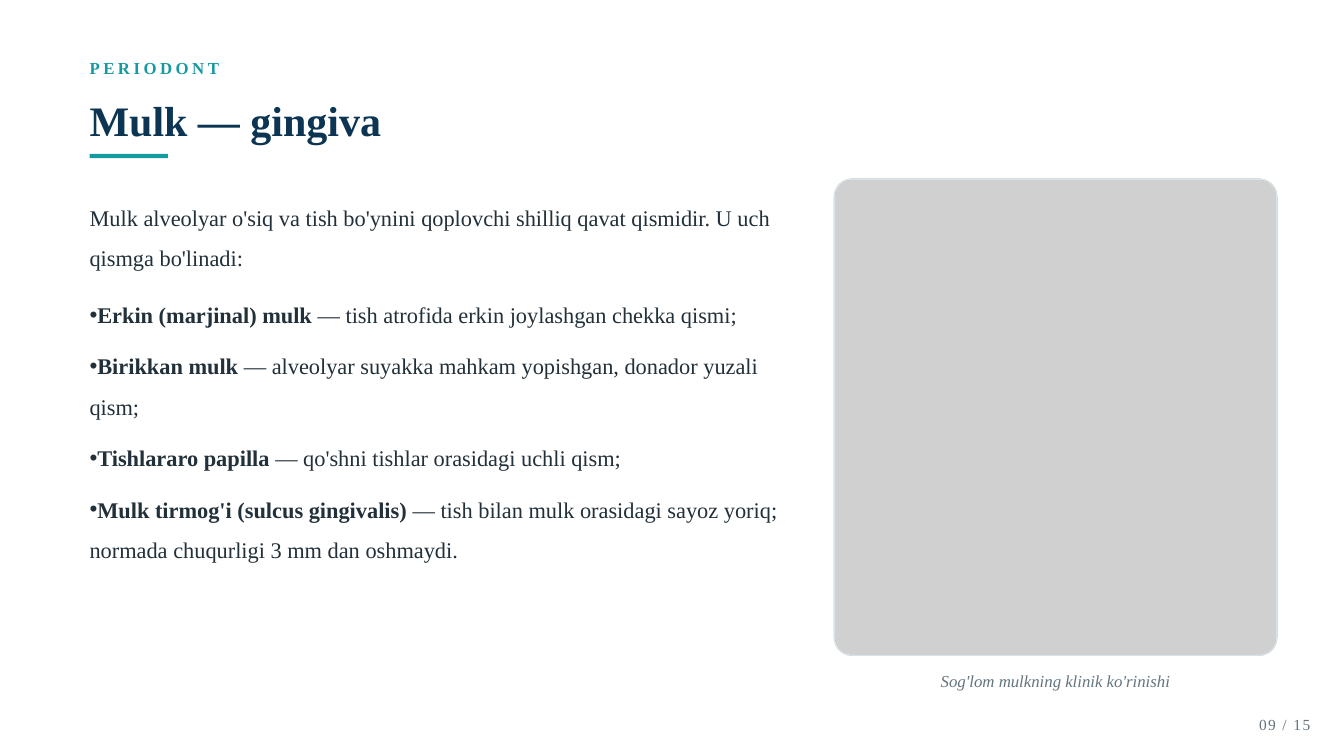
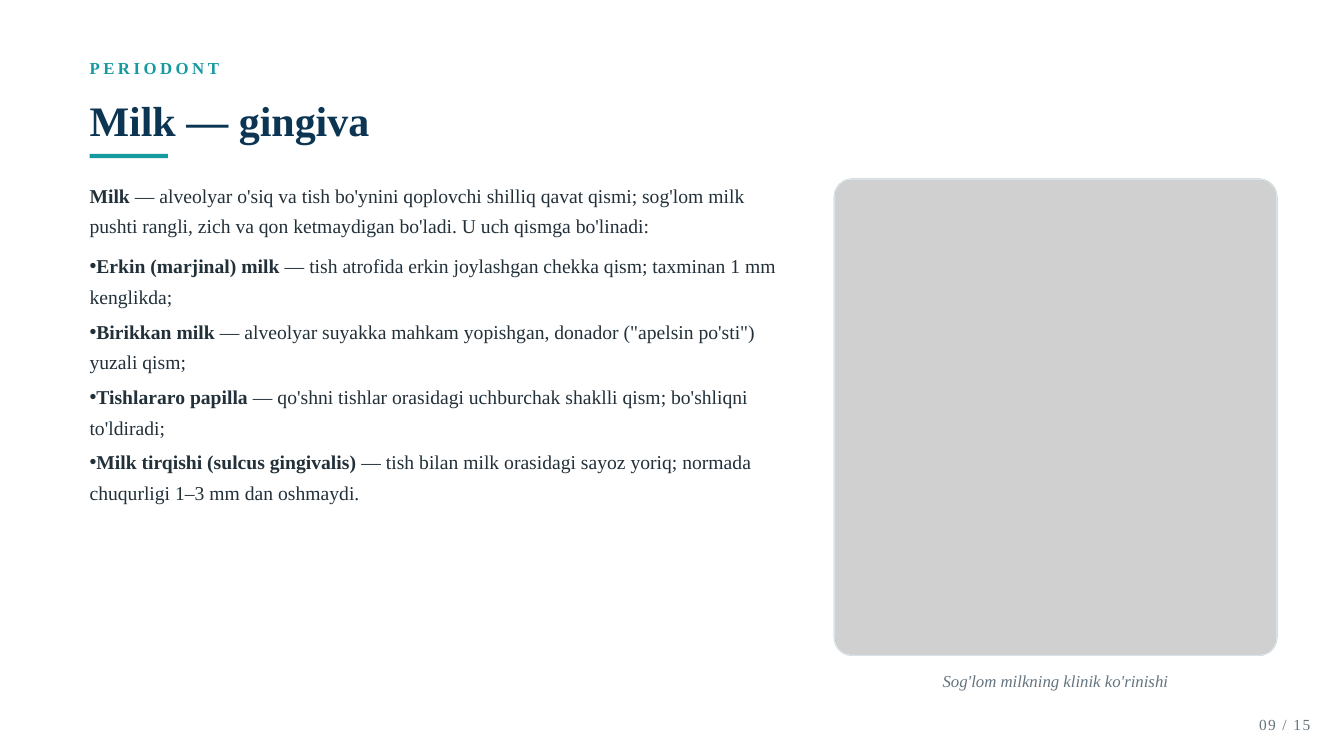
Before and after one commit to dasturland/taqdimot, a slide deck: slide 9 of Tish_tuzilishi.pptx. Drawn at 1344x756 pixels with LibreOffice and Linux fonts; fonts in the diff are those of the drawing; grey boxes stand for pictures. Boxes give left, top, right and bottom in pixels: in the first picture for what was removed or moved away, otherwise in the second. Text is boxed around its words. In the diff, an @@ line names an element or a change of style, - is before the commit and + after.

Commit message:
Taqdimot mazmunini boyitish: pulpa va periodont slaydlariga chuqur ma'lumot qo'shildi

```diff
--- a/Tish_tuzilishi.pptx
+++ b/Tish_tuzilishi.pptx
@@ text at (x1=90, y1=107, x2=370, y2=144): text changed @@
-Mulk — gingiva
+Milk — gingiva
@@ text at (x1=90, y1=189, x2=776, y2=505): text changed; size 16 to 14 pt @@
-Mulk alveolyar o'siq va tish bo'ynini qoplovchi shilliq qavat qismidir. U uch qismga bo'linadi:
-• Erkin (marjinal) mulk — tish atrofida erkin joylashgan chekka qismi;
-• Birikkan mulk — alveolyar suyakka mahkam yopishgan, donador yuzali qism;
-• Tishlararo papilla — qo'shni tishlar orasidagi uchli qism;
-• Mulk tirmog'i (sulcus gingivalis) — tish bilan mulk orasidagi sayoz yoriq; normada chuqurligi 3 mm dan oshmaydi.
+Milk — alveolyar o'siq va tish bo'ynini qoplovchi shilliq qavat qismi; sog'lom milk pushti rangli, zich va qon ketmaydigan bo'ladi. U uch qismga bo'linadi:
+• Erkin (marjinal) milk — tish atrofida erkin joylashgan chekka qism; taxminan 1 mm kenglikda;
+• Birikkan milk — alveolyar suyakka mahkam yopishgan, donador ("apelsin po'sti") yuzali qism;
+• Tishlararo papilla — qo'shni tishlar orasidagi uchburchak shaklli qism; bo'shliqni to'ldiradi;
+• Milk tirqishi (sulcus gingivalis) — tish bilan milk orasidagi sayoz yoriq; normada chuqurligi 1–3 mm dan oshmaydi.
@@ text at (x1=943, y1=675, x2=1168, y2=691): text changed @@
-Sog'lom mulkning klinik ko'rinishi
+Sog'lom milkning klinik ko'rinishi
```
Also in this commit, not shown: 13 other slides changed.
